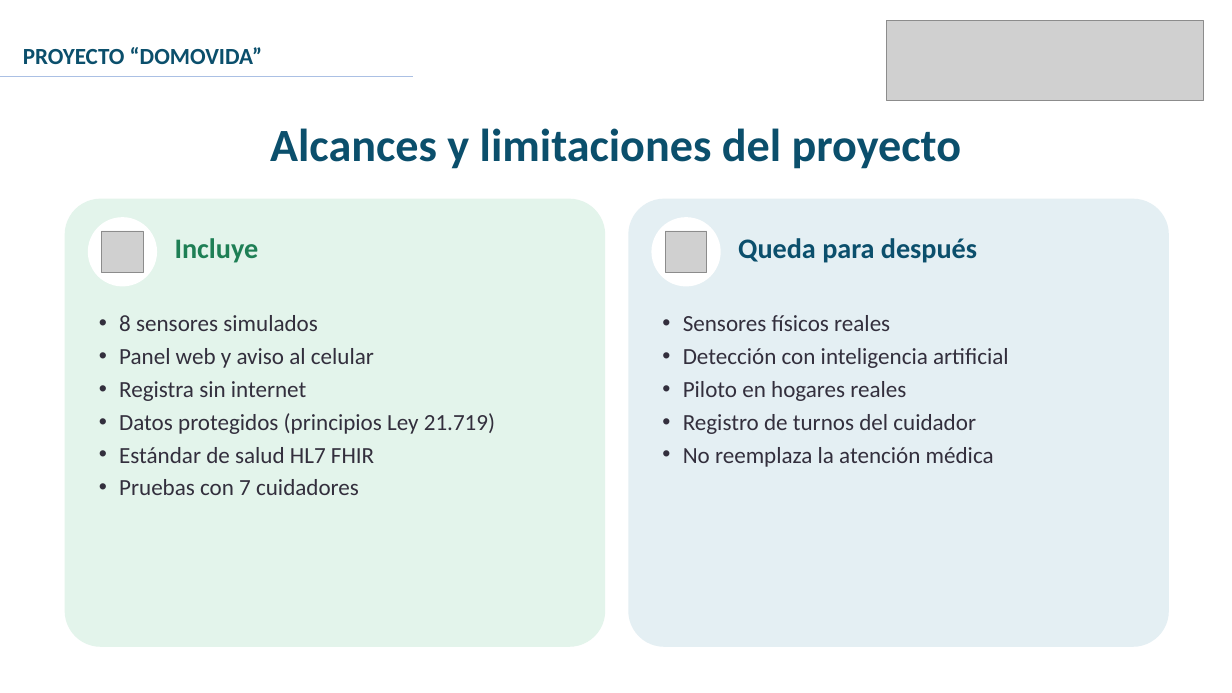
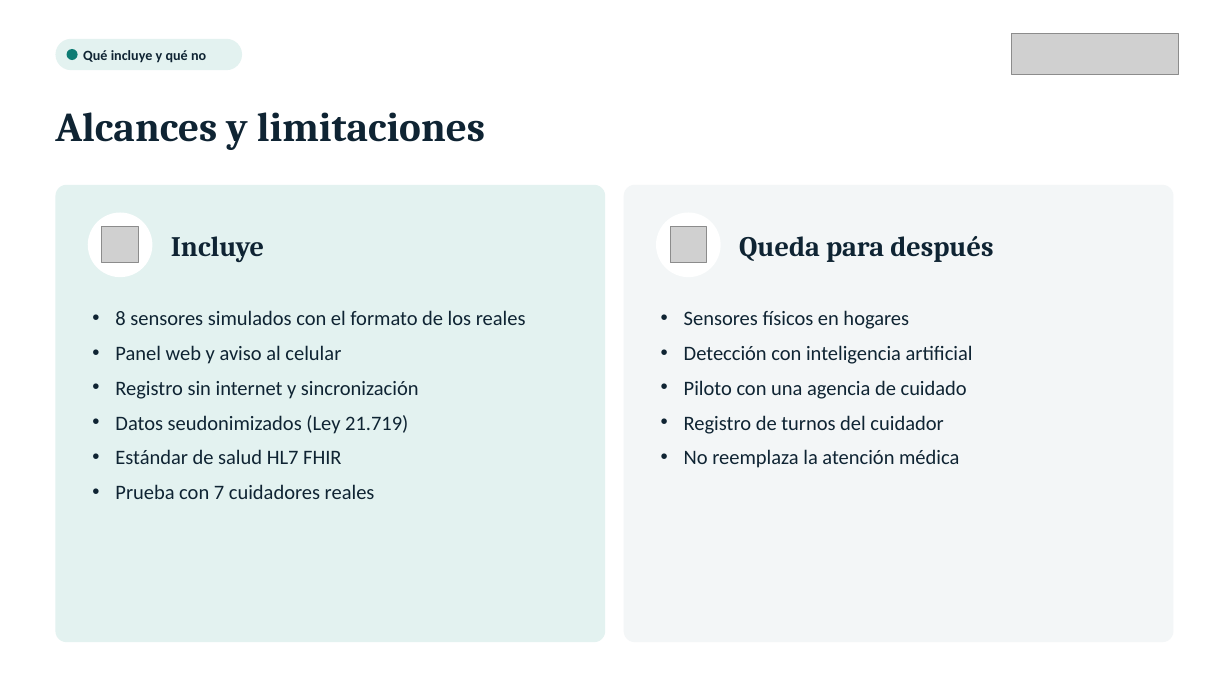
Before and after one commit to AndresVergara74/domovida-backend, a slide deck: slide 5 of docs/fase3/VERGARA_ANDRES_Presentacion_Defensa_DomoVida.pptx. Drawn at 1232x693 pixels with LibreOffice and Linux fonts; fonts in the diff are those of the drawing; grey boxes stand for pictures. Boxes give left, top, right and bottom in pixels: in the first picture for what was removed or moved away, otherwise in the second. Text is boxed around its words. In the diff, an @@ line names an element or a change of style, - is before the commit and + after.

```diff
--- a/docs/fase3/VERGARA_ANDRES_Presentacion_Defensa_DomoVida.pptx
+++ b/docs/fase3/VERGARA_ANDRES_Presentacion_Defensa_DomoVida.pptx
@@ text removed at bbox=[23, 47, 262, 64] @@
-PROYECTO “DOMOVIDA”
@@ rounded rectangle added at bbox=[55, 39, 242, 70], fill #E3F2F0 @@
@@ ellipse added at bbox=[67, 49, 78, 60], fill #0E7C74 @@
@@ text added at bbox=[83, 50, 206, 63], 11 pt, text #0F2433, bold @@
+Qué incluye y qué no
@@ picture: place and size @@
-picture at bbox=[886, 21, 1204, 101]
+picture at bbox=[1012, 33, 1178, 75]
@@ line removed from (0, 77) to (413, 77) @@
@@ text "Alcances y limitaciones" at bbox=[55, 112, 485, 150]: vertical alignment top to middle @@
@@ text at bbox=[55, 112, 485, 150]: text changed; size 36 to 32 pt; font Calibri to Cambria; text colour #0B4F6C to #0F2433 @@
-Alcances y limitaciones del proyecto
+Alcances y limitaciones
@@ rounded rectangle: place and size @@
-rounded rectangle at bbox=[65, 199, 605, 647]
+rounded rectangle at bbox=[55, 185, 605, 642]
@@ rounded rectangle at bbox=[55, 185, 605, 642]: fill #E3F4EB to #E3F2F0; proportions changed @@
@@ rounded rectangle: place and size @@
-rounded rectangle at bbox=[628, 199, 1169, 647]
+rounded rectangle at bbox=[624, 185, 1174, 642]
@@ rounded rectangle at bbox=[624, 185, 1174, 642]: fill #E4EFF3 to #F3F6F7; proportions changed @@
@@ ellipse: place and size @@
-ellipse at bbox=[88, 217, 157, 287]
+ellipse at bbox=[88, 213, 152, 277]
@@ picture: place and size @@
-picture at bbox=[102, 231, 143, 273]
+picture at bbox=[102, 226, 138, 262]
@@ text "Incluye" at bbox=[171, 236, 264, 262]: font Calibri to Cambria, text colour #1E7F55 to #0F2433; less space between paragraphs; vertical alignment top to middle @@
@@ ellipse: place and size @@
-ellipse at bbox=[652, 217, 721, 287]
+ellipse at bbox=[656, 213, 721, 277]
@@ picture: place and size @@
-picture at bbox=[665, 231, 707, 273]
+picture at bbox=[670, 226, 706, 262]
@@ text "Queda para después" at bbox=[739, 236, 993, 262]: font Calibri to Cambria, text colour #0B4F6C to #0F2433; less space between paragraphs; vertical alignment top to middle @@
@@ text at bbox=[115, 310, 526, 325]: text changed; size 18 to 16 pt; text colour #332F3D to #0F2433 @@
-• 8 sensores simulados
+• 8 sensores simulados con el formato de los reales
@@ text at bbox=[684, 310, 909, 329]: text changed; size 18 to 16 pt; text colour #332F3D to #0F2433 @@
-• Sensores físicos reales
+• Sensores físicos en hogares
@@ text at bbox=[115, 345, 341, 464]: size 18 to 16 pt, text colour #332F3D to #0F2433 in "Panel web y aviso al celular", "Estándar de salud HL7 FHIR"; indent changed; more space between paragraphs @@
@@ text at bbox=[684, 345, 973, 468]: size 18 to 16 pt, text colour #332F3D to #0F2433 in "Detección con inteligencia artificial", "Registro de turnos del cuidador", "No reemplaza la atención médica"; indent changed; more space between paragraphs @@
@@ text at bbox=[115, 381, 419, 434]: text changed; size 18 to 16 pt; text colour #332F3D to #0F2433 @@
-• Registra sin internet
-• Datos protegidos (principios Ley 21.719)
+• Registro sin internet y sincronización
+• Datos seudonimizados (Ley 21.719)
@@ text at bbox=[684, 380, 967, 399]: text changed; size 18 to 16 pt; text colour #332F3D to #0F2433 @@
-• Piloto en hogares reales
+• Piloto con una agencia de cuidado
@@ text at bbox=[115, 484, 375, 499]: text changed; size 18 to 16 pt; text colour #332F3D to #0F2433 @@
-• Pruebas con 7 cuidadores
+• Prueba con 7 cuidadores reales
```
Also in this commit, not shown: 12 other slides changed, 8 slides added, 8 slides removed.
